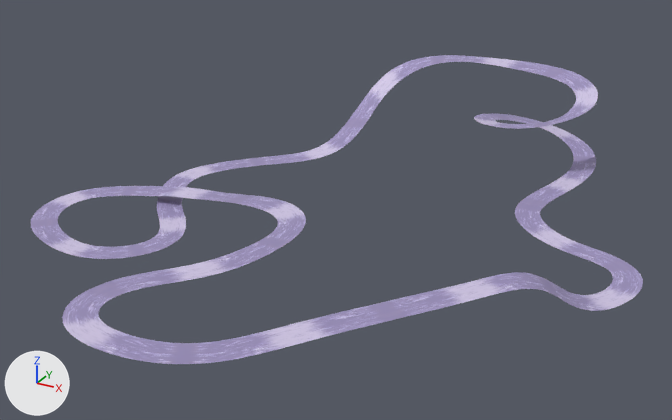
The FBX model GameContent/Models/Maps/CityMap_track.fbx, before and after one commit.
One viewpoint serves both versions: a camera (50 mm lens) standing at (8.2, -29.3, 12.7) and looking at (-5.0, -5.3, 0.7). Lighting does not change. The marker at lower left points along +X, +Y and +Z. Where no turn or scale is listed for an object, it has been applied to the vertices.

Before the edit, the objects in view are built like this:
```python
mat_lambert5 = principled_material('lambert5')
mat_lambert5.texture = img_roadtex_png  # with its transparency
me_export_track1_ncl1_1 = bpy.data.meshes.new('export_track1_ncl1_1')
me_export_track1_ncl1_1.from_pydata(...)  # 3416 vertices, 2982 faces; spans x -14.2..4.6, y -16.4..6.9, z 0.0..3.1
me_export_track1_ncl1_1.materials.append(mat_lambert5)  # picture img_roadtex_png
ob_export_track1 = bpy.data.objects.new('export_track1', me_export_track1_ncl1_1)
ob_export_track1.location = (0.0, 0.0, 0.0)
```
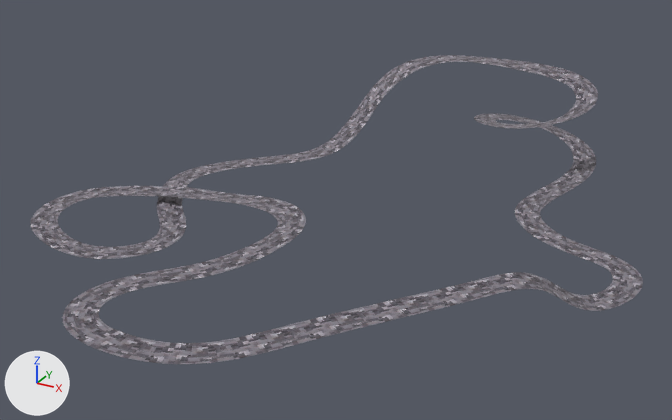
Pixel boxes (x1, y1, x2, y2) of what changed, in the pictures (672 x 420 px):
'export_track1', surface changed (purple to grey)
    both: (31, 55, 643, 364)

What changed in the scene script:
```text
Add img_sci_fitekstura_png:
    img_sci_fitekstura_png = load_image('sci-fitekstura.png', '../../Textures/sci-fitekstura.png', 512, 512, 'sRGB')
Change mat_lambert5:
    mat_lambert5.texture: img_roadtex_png -> img_sci_fitekstura_png  # with its transparency
Change me_export_track1_ncl1_1:
    where me_export_track1_ncl1_1.from_pydata(...)  # 3416 vertices, 2982 faces; spans x -14.2..4.6, y -16.4..6.9, z 0.0..3.1
    used by ob_export_track1; location = (0.0, 0.0, 0.0)
    me_export_track1_ncl1_1 part 1: texture (UV) coordinates of 2982 of 2982 faces, centred in x -14.1..4.5, y -16.3..6.8, z 0.0..3.0, changed; they spanned u -0.02..9.53, v 0.03..1.0 and now span u 0.08..53.49, v 0.03..1.0
```
